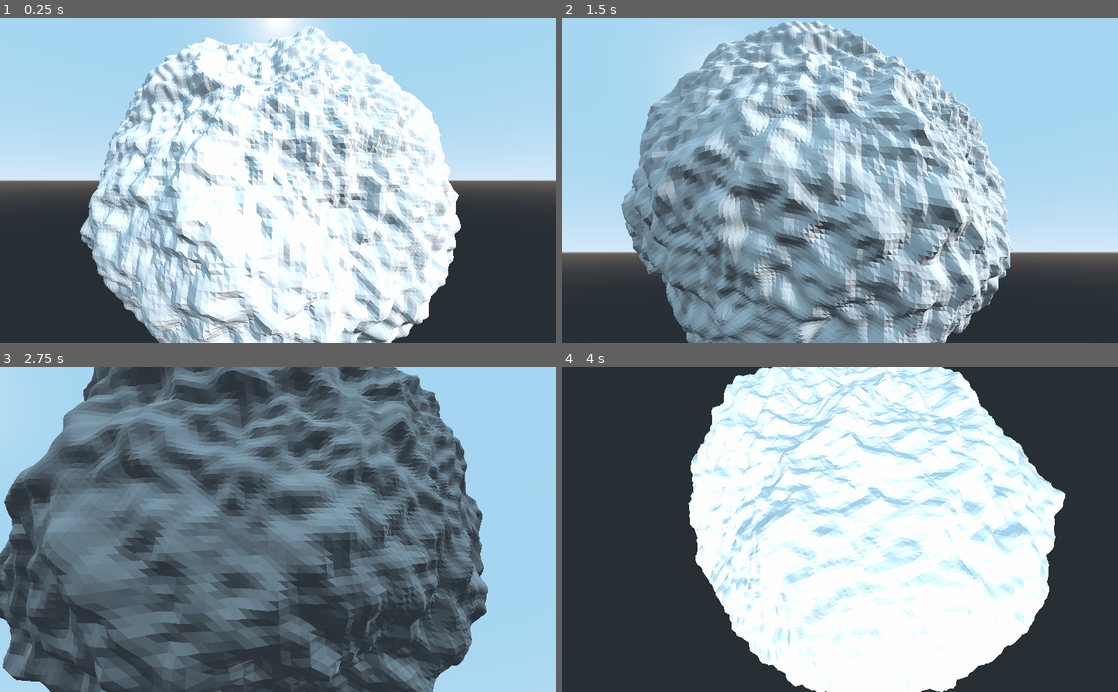
Above: before the commit, frames 1-4 (two rows, left to right).
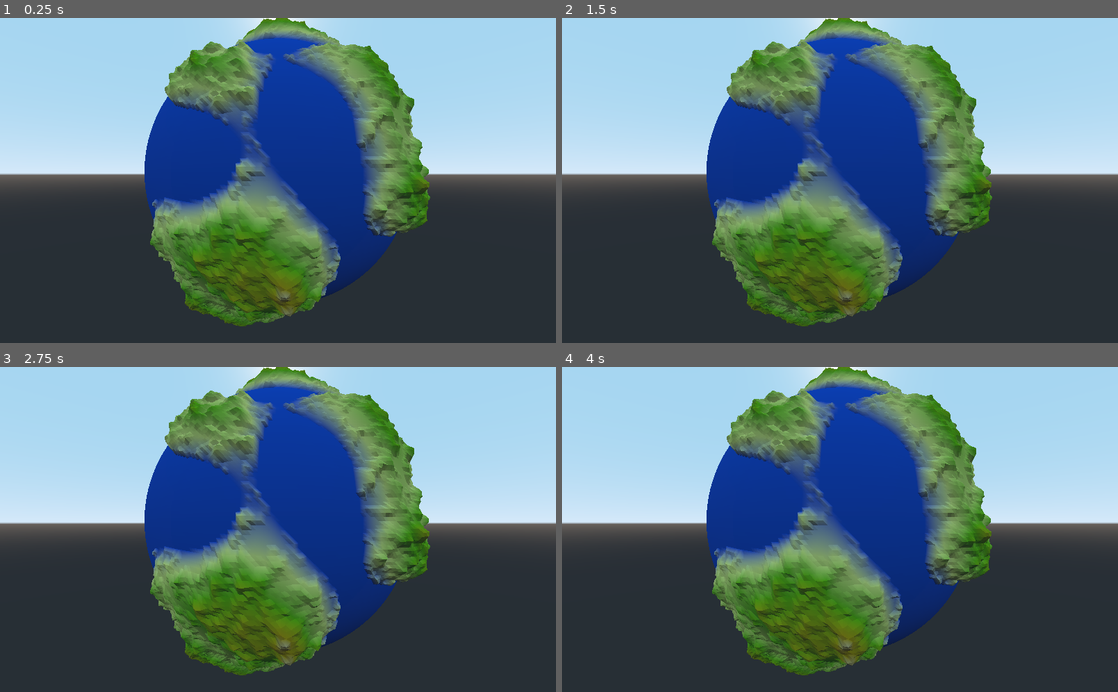
Above: after the commit, the same moments.

Repository: ottomated/pTOG-planet
Game: Godot game, scene res://Surface.tscn
Two runs of this game, one before a commit and one after it. Both use one fixed random seed, a clock stepped at 60 frames per second and the inputs below. Before the commit the project starts from res://Main.tscn.
Inputs (mouse positions are in pixels of both pictures, inside the frame that each line leads up to):
- Up to frame 1 (0.25 s): no input
- Up to frame 2 (1.5 s): tap Enter at 0.5 s; move the mouse to (962, 164) at 0.52 s; click (962, 164) at 0.67 s; tap Space at 1.25 s; drag from (728, 196) to (812, 245) at 1.27 s
- Up to frame 3 (2.75 s): tap Enter at 2 s; move the mouse to (333, 458) at 2.02 s; click (333, 458) at 2.17 s
- Up to frame 4 (4 s): tap Space at 2.75 s; drag from (812, 594) to (673, 480) at 2.77 s; tap Enter at 3.5 s; move the mouse to (1006, 578) at 3.52 s; click (1006, 578) at 3.67 s

The runs differ from the first frame. In frame 1, 53% of the frame differs, in the area x 0-100%, y 0-100%; in frame 2, 67%; in frame 3, 78%; in frame 4, 76%.

Commit message:
Fix planet generation

Diff:
--- a/Main.tscn
+++ b/Main.tscn
@@ -1,46 +1,64 @@
-[gd_scene load_steps=9 format=2]
+[gd_scene load_steps=12 format=2]
 
 [ext_resource path="res://Planet.tscn" type="PackedScene" id=1]
 [ext_resource path="res://noise_filter.gd" type="Script" id=2]
 [ext_resource path="res://noise_filter.tres" type="Resource" id=3]
 [ext_resource path="res://Camera.gd" type="Script" id=4]
+[ext_resource path="res://stars.png" type="Texture" id=5]
 
 [sub_resource type="OpenSimplexNoise" id=1]
-octaves = 5
-period = 3.0
+seed = 1
+octaves = 1
+period = 256.0
+persistence = 0.554
+lacunarity = 3.4
 
 [sub_resource type="Resource" id=2]
 script = ExtResource( 2 )
 generator = SubResource( 1 )
-strength = 1.0
+strength = 0.2
 height = 0.0
 enabled = true
 ridged = false
+mask = false
 
 [sub_resource type="OpenSimplexNoise" id=3]
 octaves = 2
-period = 0.1
+period = 32.0
 lacunarity = 2.45
 
 [sub_resource type="Resource" id=4]
 script = ExtResource( 2 )
 generator = SubResource( 3 )
-strength = 0.1
+strength = 0.05
 height = 0.0
 enabled = true
 ridged = false
+mask = true
+
+[sub_resource type="PanoramaSky" id=6]
+panorama = ExtResource( 5 )
+
+[sub_resource type="Environment" id=5]
+background_mode = 2
+background_sky = SubResource( 6 )
 
 [node name="Spatial" type="Spatial"]
 
 [node name="Planet" parent="." instance=ExtResource( 1 )]
-resolution = 101
+resolution = 100
 noise_filters = [ SubResource( 2 ), ExtResource( 3 ), SubResource( 4 ) ]
 
 [node name="DirectionalLight" type="DirectionalLight" parent="."]
-transform = Transform( 0.569793, -0.0970111, 0.816042, -0.357403, 0.864925, 0.352375, -0.739999, -0.492437, 0.458156, 4.65363, 1.48244, 2.27427 )
+transform = Transform( 0.569793, -0.097011, 0.816042, -0.357403, 0.864925, 0.352375, -0.739999, -0.492437, 0.458156, 6.08908, 1.48244, 2.27427 )
 
 [node name="KinematicBody" type="KinematicBody" parent="."]
 script = ExtResource( 4 )
 
 [node name="Camera" type="Camera" parent="KinematicBody"]
-transform = Transform( 1, 0, 0, 0, 1, 0, 0, 0, 1, 0, 0, 3 )
+transform = Transform( 1, 0, 0, 0, 1, 0, 0, 0, 1, 0, 0, 4.92232 )
+
+[node name="WorldEnvironment" type="WorldEnvironment" parent="."]
+environment = SubResource( 5 )
+
+[editable path="Planet"]
--- a/Planet.gd
+++ b/Planet.gd
@@ -6,10 +6,12 @@
 
 export(float) var radius = 1;
 export(int) var resolution = 10;
+export(Gradient) var gradient = Gradient.new()
 export(Array, Resource) var noise_filters = [];
 
 # Called when the node enters the scene tree for the first time.
 func _ready():
+	randomize()
 	var TerrainFace = load("res://TerrainFace.gd");
 	var directions = [Vector3.UP, Vector3.DOWN, Vector3.LEFT, Vector3.RIGHT, Vector3.FORWARD, Vector3.BACK];
 	for direction in directions:
@@ -23,8 +25,12 @@
 func get_noise(point):
 	var elevation = 1;
 	for noise in noise_filters:
-		elevation += noise.get_noise(point)
+		if not noise.mask or elevation > 1:
+			elevation += noise.get_noise(point)
 	return elevation
 
-func calculate_point_on_planet(pointOnUnitSphere):
-	return pointOnUnitSphere * get_noise(pointOnUnitSphere) * radius
+func calculate_elevation_on_planet(pointOnUnitSphere):
+	return get_noise(pointOnUnitSphere) * radius;
+
+func get_color_from_elevation(elevation):
+	return gradient.interpolate(elevation / radius - 1)
--- a/Planet.tscn
+++ b/Planet.tscn
@@ -1,8 +1,13 @@
-[gd_scene load_steps=3 format=2]
+[gd_scene load_steps=4 format=2]
 
 [ext_resource path="res://Planet.gd" type="Script" id=1]
 [ext_resource path="res://noise_filter.tres" type="Resource" id=2]
 
+[sub_resource type="Gradient" id=1]
+offsets = PoolRealArray( 0, 0.0526316, 0.111111, 0.181287, 0.274854, 1 )
+colors = PoolColorArray( 0, 0.0726318, 0.546875, 1, 0.800095, 0.804688, 0.216888, 1, 0.114471, 0.472656, 0, 1, 0.496094, 0.313934, 0, 1, 1, 1, 1, 1, 1, 1, 1, 1 )
+
 [node name="Planet" type="Node"]
 script = ExtResource( 1 )
+gradient = SubResource( 1 )
 noise_filters = [ ExtResource( 2 ) ]
--- /dev/null
+++ b/Surface.tscn
@@ -0,0 +1,44 @@
+[gd_scene load_steps=8 format=2]
+
+[ext_resource path="res://Planet.tscn" type="PackedScene" id=1]
+[ext_resource path="res://noise_filter.gd" type="Script" id=2]
+[ext_resource path="res://noise_filter.tres" type="Resource" id=3]
+
+[sub_resource type="OpenSimplexNoise" id=1]
+seed = 1
+octaves = 1
+period = 256.0
+persistence = 0.554
+lacunarity = 3.4
+
+[sub_resource type="Resource" id=2]
+script = ExtResource( 2 )
+generator = SubResource( 1 )
+strength = 0.2
+height = 0.0
+enabled = true
+ridged = false
+mask = false
+
+[sub_resource type="OpenSimplexNoise" id=3]
+octaves = 2
+period = 32.0
+lacunarity = 2.45
+
+[sub_resource type="Resource" id=4]
+script = ExtResource( 2 )
+generator = SubResource( 3 )
+strength = 0.05
+height = 0.0
+enabled = true
+ridged = false
+mask = true
+
+[node name="Surface" type="Spatial"]
+
+[node name="Planet" parent="." instance=ExtResource( 1 )]
+resolution = 100
+noise_filters = [ SubResource( 2 ), ExtResource( 3 ), SubResource( 4 ) ]
+
+[node name="Camera" type="Camera" parent="."]
+transform = Transform( 1, 0, 0, 0, 0.999614, 0.0277818, 0, -0.0277818, 0.999614, 0, 0, 2.00704 )
--- a/TerrainFace.gd
+++ b/TerrainFace.gd
@@ -22,9 +22,8 @@
 	var st = SurfaceTool.new()
 	var material = SpatialMaterial.new()
 	material.vertex_color_use_as_albedo = true
-	st.set_material(material)
+	set_material_override(material);
 	st.begin(Mesh.PRIMITIVE_TRIANGLES)
-	st.add_color(Color(1, 255, 0, 1));
 
 	for y in range(resolution):
 		for x in range(resolution):
@@ -32,9 +31,10 @@
 			var percent = Vector2(x,y) / (resolution - 1);
 			var pointOnUnitCube = localUp + (percent.x - 0.5) * 2 * axisA + (percent.y - 0.5) * 2 * axisB;
 			var pointOnUnitSphere = pointOnUnitCube.normalized();
-			st.add_color(Color(1, 0, 0));
 			st.add_uv(Vector2(0, 0))
-			st.add_vertex(parent.calculate_point_on_planet(pointOnUnitSphere));
+			var elevation = parent.calculate_elevation_on_planet(pointOnUnitSphere);
+			st.add_color(parent.get_color_from_elevation(elevation));
+			st.add_vertex(pointOnUnitSphere * elevation);
 
 			if (x != resolution - 1 && y != resolution - 1):
 				st.add_index(i + resolution + 1);
--- a/TerrainFace.tscn
+++ b/TerrainFace.tscn
@@ -15,7 +15,10 @@
 "vertex_count": 478
 }
 
+[sub_resource type="SpatialMaterial" id=2]
+vertex_color_use_as_albedo = true
+
 [node name="TerrainFace" type="MeshInstance"]
 mesh = SubResource( 1 )
-material/0 = null
+material/0 = SubResource( 2 )
 script = ExtResource( 1 )
--- a/noise_filter.gd
+++ b/noise_filter.gd
@@ -5,12 +5,17 @@
 export(float) var height = 0;
 export(bool) var enabled = true
 export(bool) var ridged = false
+export(bool) var mask = false
+var seeded = false
 
 func get_noise(point):
+	if (!seeded):
+		seeded = true
+		generator.seed = randi()
 	if (!enabled):
 		return 0
-	var noise = max(-10, generator.get_noise_3d(point.x, point.y, point.z) * strength - height)
+	var noise = generator.get_noise_3d(point.x * 512, point.y * 512, point.z * 512) - height
 	if ridged:
-		return 1 - abs(noise)
+		return max(0, (1 - abs(noise)) * strength)
 	else:
-		return noise
+		return max(0, noise * strength)
--- a/noise_filter.tres
+++ b/noise_filter.tres
@@ -3,14 +3,12 @@
 [ext_resource path="res://noise_filter.gd" type="Script" id=1]
 
 [sub_resource type="OpenSimplexNoise" id=1]
-octaves = 2
-period = 1.0
-lacunarity = 2.45
 
 [resource]
 script = ExtResource( 1 )
 generator = SubResource( 1 )
-strength = 0.4
-height = 0.0
+strength = 0.1
+height = 1.0
 enabled = true
 ridged = true
+mask = true
--- a/project.godot
+++ b/project.godot
@@ -16,7 +16,7 @@
 [application]
 
 config/name="pTOG"
-run/main_scene="res://Main.tscn"
+run/main_scene="res://Surface.tscn"
 config/icon="res://icon.png"
 
 [rendering]
Not shown: 1 places in TerrainFace.tscn that only renumber resources
Binary file added: stars.png
